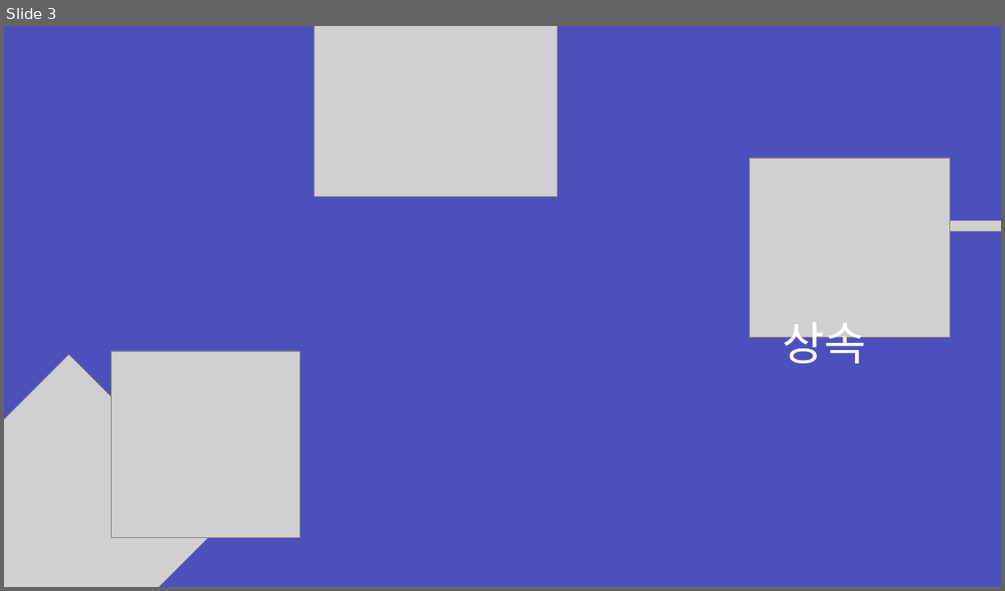
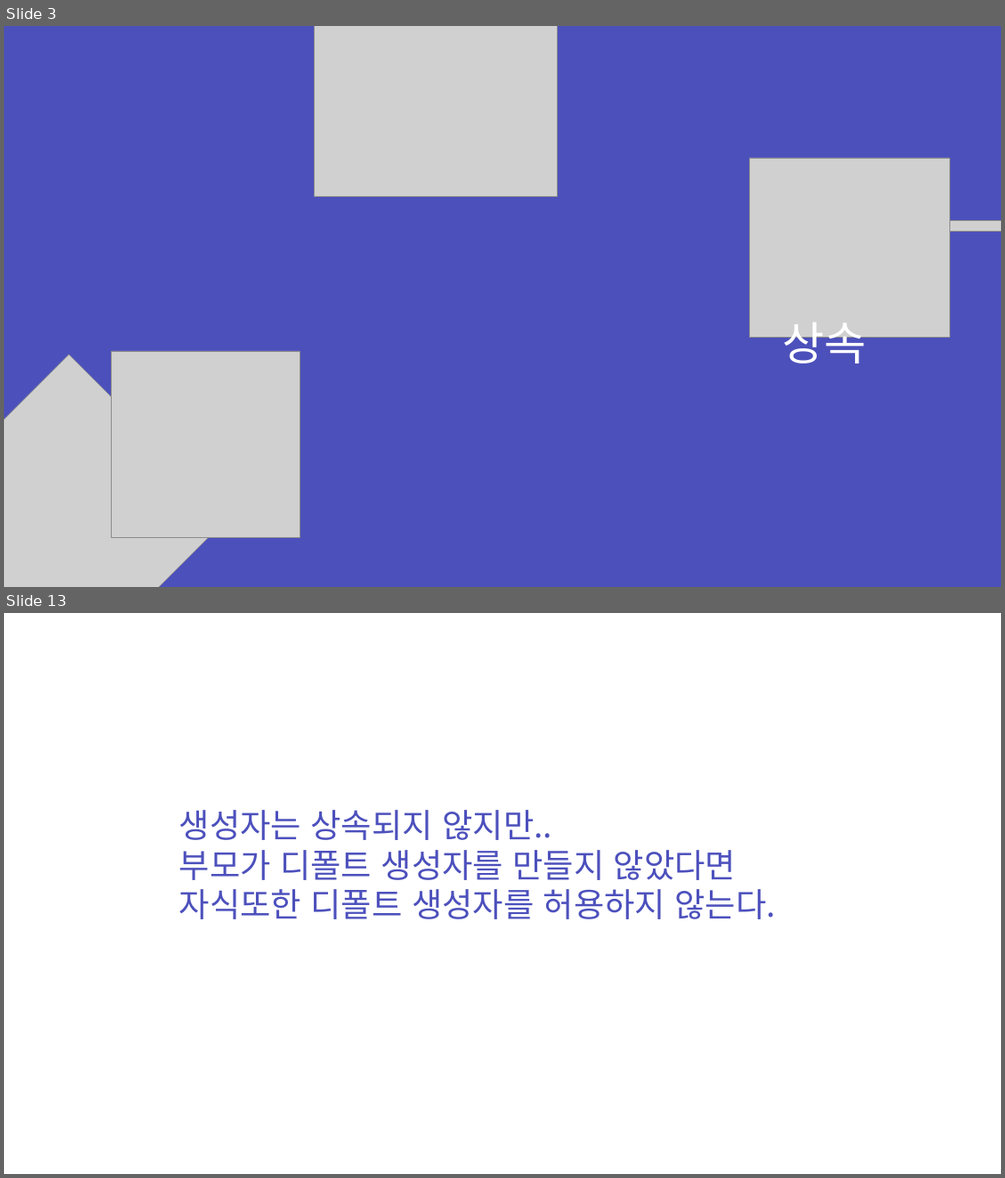
Before and after one commit to zest132/JavaLecture, a slide deck: JavaLecture/LectureFile/java 9강.pptx. Shown one above the other, each under a label of ours: slide 3 before the commit, slides 3 and 13 after it; the slides between them are not shown. The pictures are 1005x591 and 1005x1178 pixels, drawn with LibreOffice and Linux fonts; fonts in the diff are those of the drawing; grey boxes stand for pictures. Boxes give left, top, right and bottom in pixels: in the first picture for what was removed or moved away, otherwise in the second. Text is boxed around its words. In the diff, an @@ line names an element or a change of style, - is before the commit and + after.

```diff
--- a/JavaLecture/LectureFile/java 9강.pptx
+++ b/JavaLecture/LectureFile/java 9강.pptx
@@ slide 13 added at [4,613,1001,1174], background #FFFFFF @@
@@ text added at [179,810,777,919], 48 pt, text #4C50BC @@
+생성자는 상속되지 않지만..
+부모가 디폴트 생성자를 만들지 않았다면 자식또한 디폴트 생성자를 허용하지 않는다.
```
Also in this commit, not shown: 1 slide changed, 42 other slides added, 24 slides removed, 7 other files.
